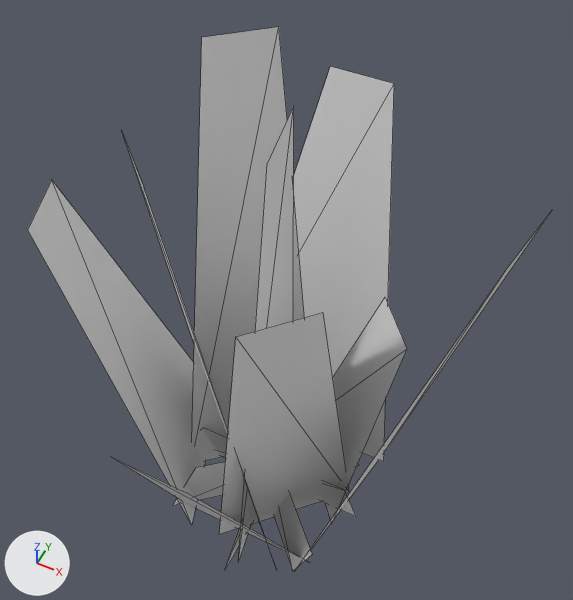
The Blender file props/trees.blend, before and after one commit.
Both versions are drawn from a 50 mm camera at (0.638, -1.182, 2.438) aimed at (-0.009, 0.111, 0.821). The lights are fixed; the arrows at lower left show +X, +Y and +Z. Mesh edges are drawn as thin lines. The same objects are shown in both versions, whatever each file hides.

In view in the first picture: 'plant_grass1', 'plant_grass1_cut'.
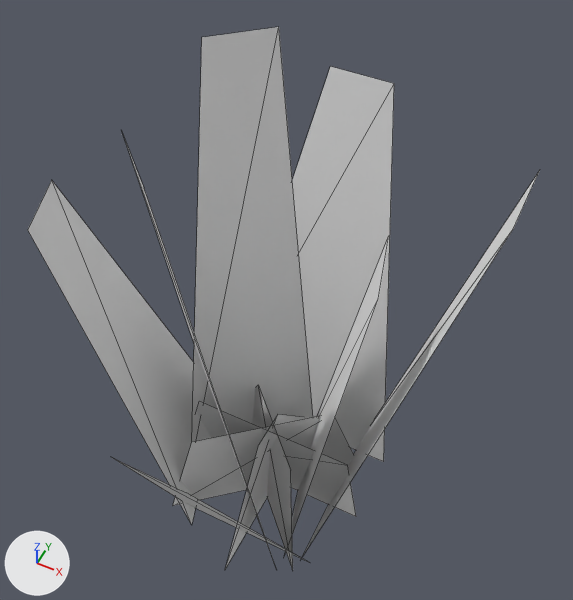
Boxes [x1, y1, x2, y2] around the edits, measured in the pictures (573 x 600 px):
'plant_grass1', reshaped
    before: [28, 27, 551, 569]
    after: [28, 27, 540, 564]
'plant_grass1_cut', reshaped
    before: [173, 428, 359, 571]
    after: [173, 386, 356, 570]
part 1 of me_plane_001, rebuilt (7% narrower, 8% taller)
    before: [296, 212, 551, 569]
    after: [302, 170, 540, 557]
part 2 of me_plane_001, rebuilt
    before: [326, 297, 407, 524]
    after: [284, 237, 389, 556]
part 3 of me_plane_001, deleted
    before: [239, 106, 294, 559]
part 4 of me_plane_001, deleted
    before: [220, 313, 349, 534]

The change in detail:
me_plane_001 is used by ob_plant_grass1; location (0.0, 0.0, 0.0).
me_plane_001 had 36 vertices, 18 faces and spanned x -0.59..0.58, y -0.57..0.58, z -0.02..1.49.
me_plane_001 now has 28 vertices, 14 faces and spans x -0.59..0.53, y -0.57..0.58, z -0.01..1.49.
me_plane_001 part 1: the loose piece of 4 vertices spanning x 0.2..0.58, y -0.25..0.26, z 0.02..1.47 is rebuilt with 4 vertices and now spans x 0.2..0.53, y -0.21..0.31, z 0.02..1.47.
me_plane_001 part 2: the loose piece of 4 vertices spanning x -0.01..0.34, y -0.05..0.27, z 0.0..0.79 is rebuilt with 4 vertices and now spans x 0.03..0.32, y -0.22..0.22, z 0.0..1.22.
me_plane_001 part 3: the loose piece of 4 vertices spanning x -0.1..0.07, y -0.29..0.34, z -0.02..1.49 is deleted.
me_plane_001 part 4: the loose piece of 4 vertices spanning x -0.08..0.24, y -0.33..0.08, z 0.0..1.22 is deleted.
me_plane_002 has 16 vertices, 8 faces and spans x -0.346..0.301, y -0.346..0.301, z -0.007..0.199.
me_plane_002 is used by ob_plant_grass1_cut; location (0.0, 0.0, 0.0).
Before the commit, vertices of me_plane_002: 6 (0.259, -0.02, 0.199) at pixel (344, 490), 7 (-0.251, -0.02, 0.199) at pixel (203, 427), 10 (0.145, 0.129, 0.195), 11 (-0.197, -0.157, 0.195) at pixel (195, 467), 14 (-0.014, 0.061, 0.179).
Before the commit, vertices of me_plane_002: 15 (-0.014, -0.067, 0.184).
Part 5, on me_plane_002:
Vertices 6, 7, 10, 11, 14, 15 of me_plane_002 move by (0.0, 0.0, 0.153).
Vertex 2 of me_plane_002 moves from (-0.129, 0.136, 0.192) to (-0.117, 0.124, 0.345) at pixel (258, 384).
Vertex 3 of me_plane_002 moves from (0.256, -0.249, 0.192) at pixel (312, 554) to (0.114, -0.107, 0.345) at pixel (290, 470).
